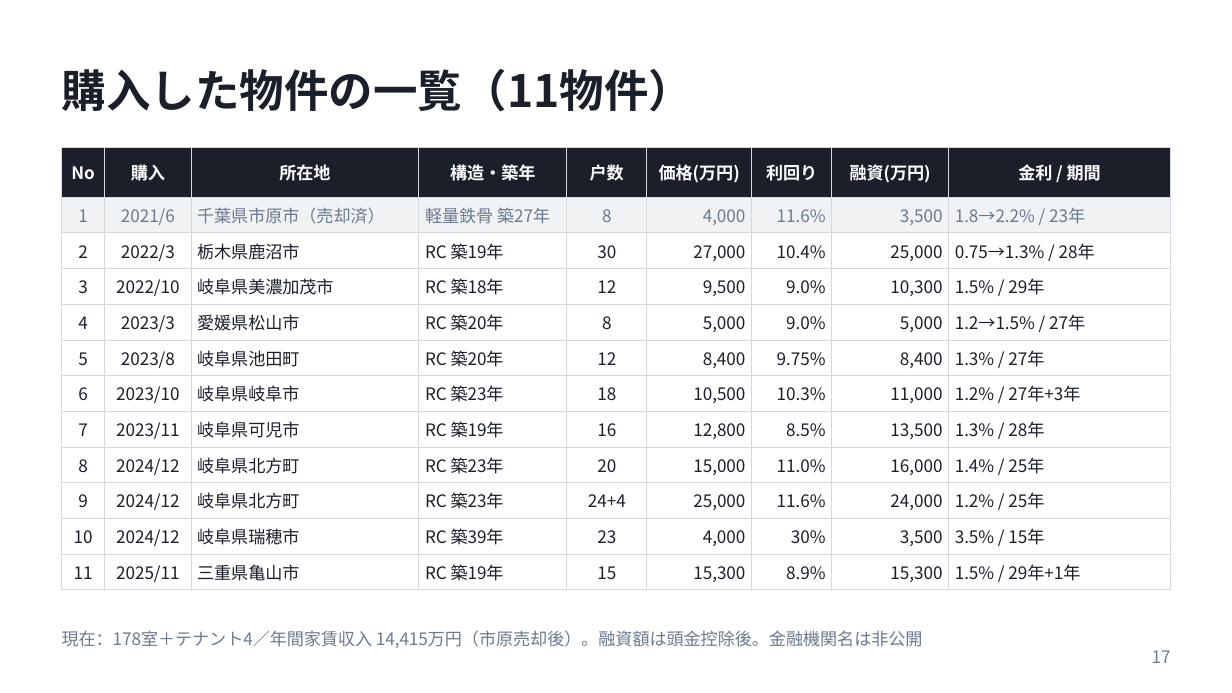
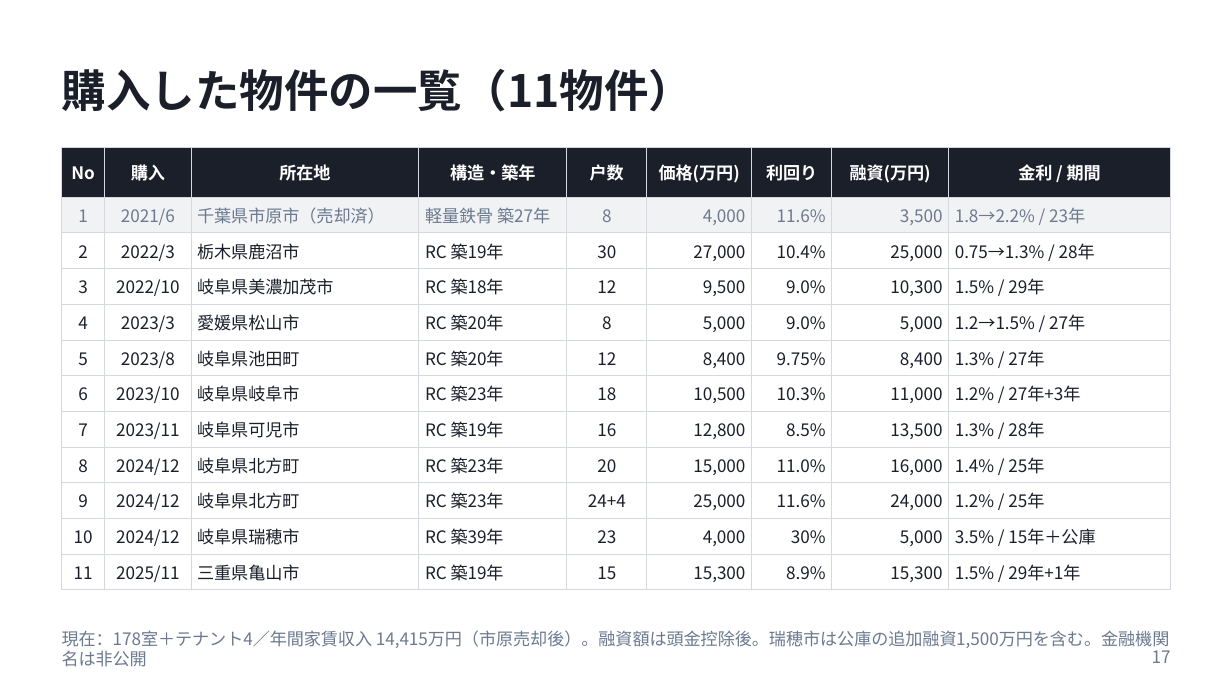
Before and after one commit to daisuke2009/avatars1, a slide deck: slide 17 of presentations/20261023_弱者の戦略_発表資料.pptx. Drawn at 1232x693 pixels with LibreOffice and Linux fonts; fonts in the diff are those of the drawing. Boxes give left, top, right and bottom in pixels: in the first picture for what was removed or moved away, otherwise in the second. Text is boxed around its words. In the diff, an @@ line names an element or a change of style, - is before the commit and + after.

```diff
--- a/presentations/20261023_弱者の戦略_発表資料.pptx
+++ b/presentations/20261023_弱者の戦略_発表資料.pptx
@@ table at (62,148,1170,586) @@
-row 11, column 8: 3,500
+row 11, column 8: 5,000
-row 11, column 9: 3.5% / 15年
+row 11, column 9: 3.5% / 15年＋公庫
@@ text at (62,630,1170,667): text changed @@
-現在：178室＋テナント4／年間家賃収入 14,415万円（市原売却後）。融資額は頭金控除後。金融機関名は非公開
+現在：178室＋テナント4／年間家賃収入 14,415万円（市原売却後）。融資額は頭金控除後。瑞穂市は公庫の追加融資1,500万円を含む。金融機関名は非公開
```
Also in this commit, not shown: 3 other slides changed.
